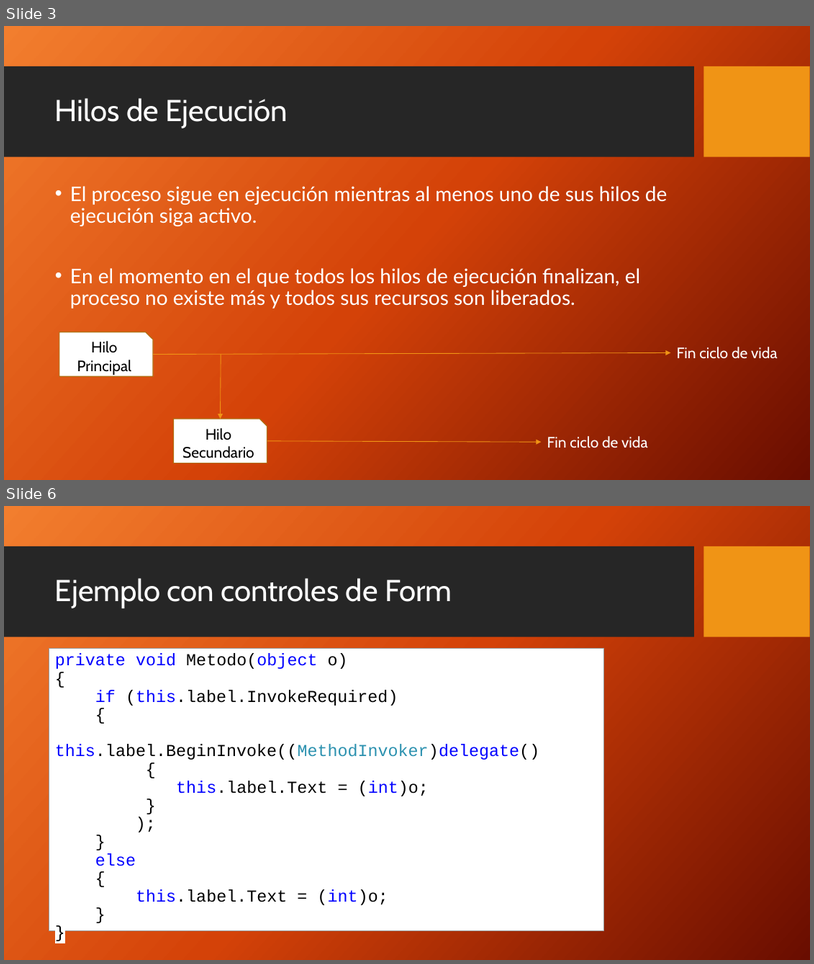
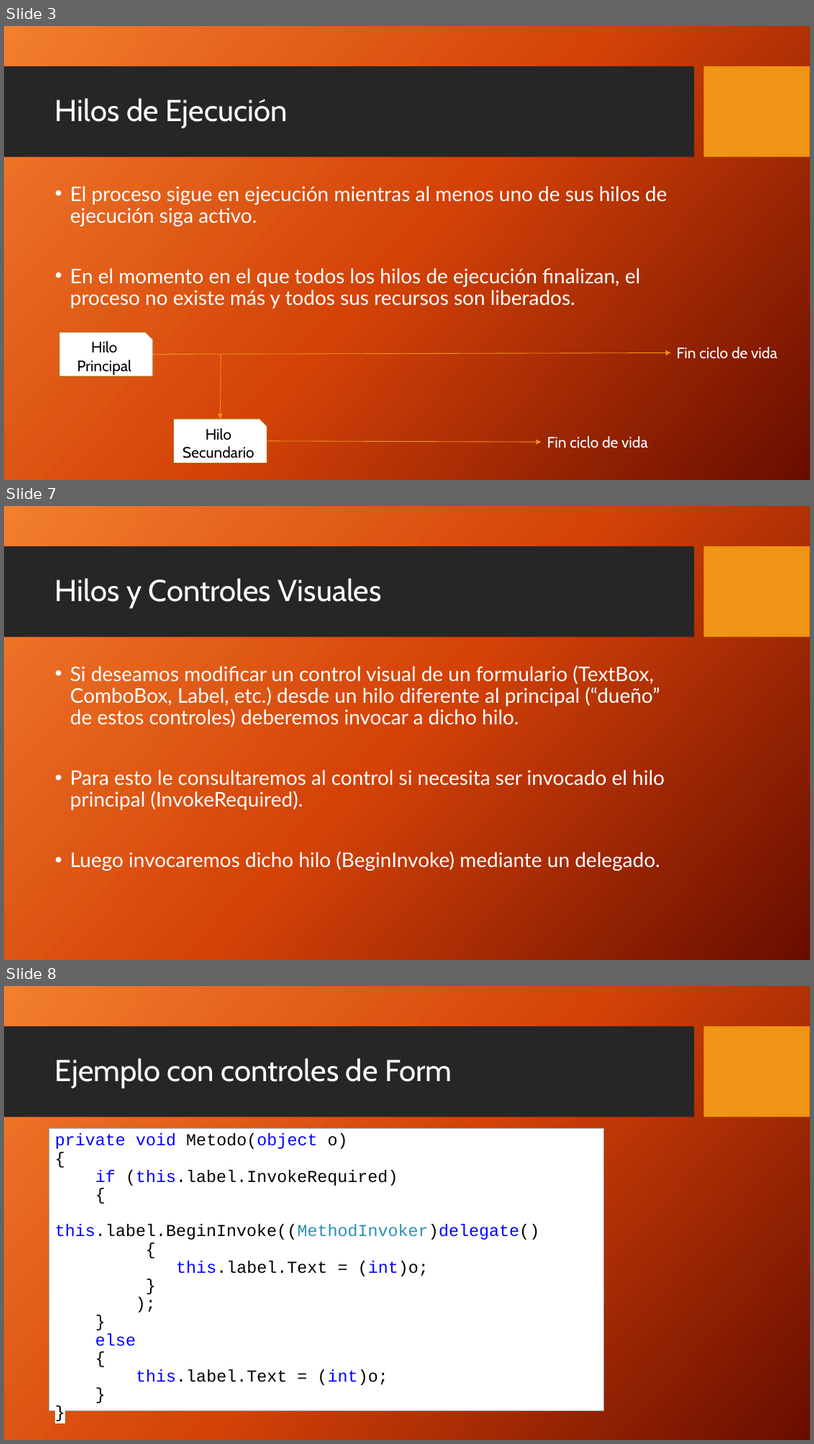
Before and after one commit to Tanodam/clases_prog_lab2, a slide deck: utn_prog_y_lab_II-master/PPTs/ProgramacionII_Clase_22-2018.pptx. Shown one above the other, each under a label of ours: slides 3 and 6 before the commit, slides 3, 7 and 8 after it; the slides between them are not shown. The pictures are 814x964 and 814x1444 pixels, drawn with LibreOffice and Linux fonts; fonts in the diff are those of the drawing; background and template pictures are left out. Boxes give left, top, right and bottom in pixels: in the first picture for what was removed or moved away, otherwise in the second. Text is boxed around its words. In the diff, an @@ line names an element or a change of style, - is before the commit and + after.

```diff
--- a/utn_prog_y_lab_II-master/PPTs/ProgramacionII_Clase_22-2018.pptx
+++ b/utn_prog_y_lab_II-master/PPTs/ProgramacionII_Clase_22-2018.pptx
@@ slide 7 added at (x1=4, y1=506, x2=810, y2=960), background picture (left out); not listed: 2 template elements that a slide beside it also shows @@
@@ title added at (x1=55, y1=578, x2=382, y2=608), 36 pt, text #FFFFFF @@
+Hilos y Controles Visuales
@@ text added at (x1=70, y1=665, x2=665, y2=870), 24 pt, text #FFFFFF @@
+• Si deseamos modificar un control visual de un formulario (TextBox, ComboBox, Label, etc.) desde un hilo diferente al principal (“dueño” de estos controles) deberemos invocar a dicho hilo.
+• Para esto le consultaremos al control si necesita ser invocado el hilo principal (InvokeRequired).
+• Luego invocaremos dicho hilo (BeginInvoke) mediante un delegado.
@@ what was slide 6 is now slide 8 @@
```
Also in this commit, not shown: 2 slides changed, 3 other slides added, 17 other files.
